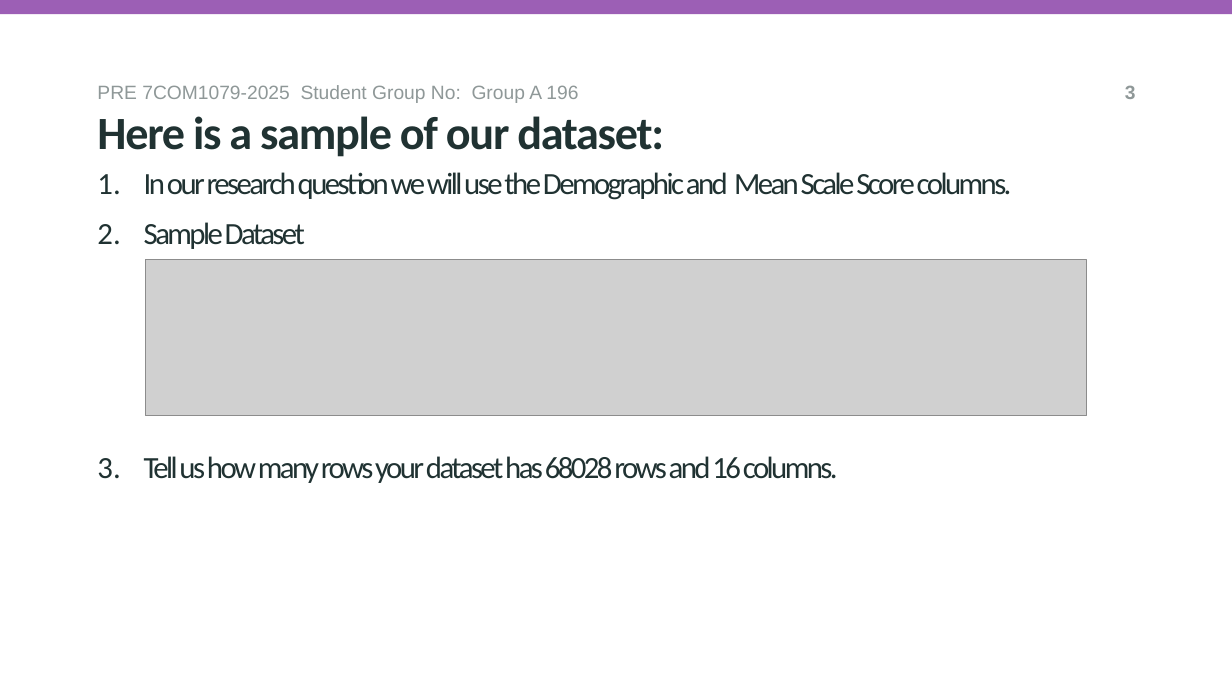
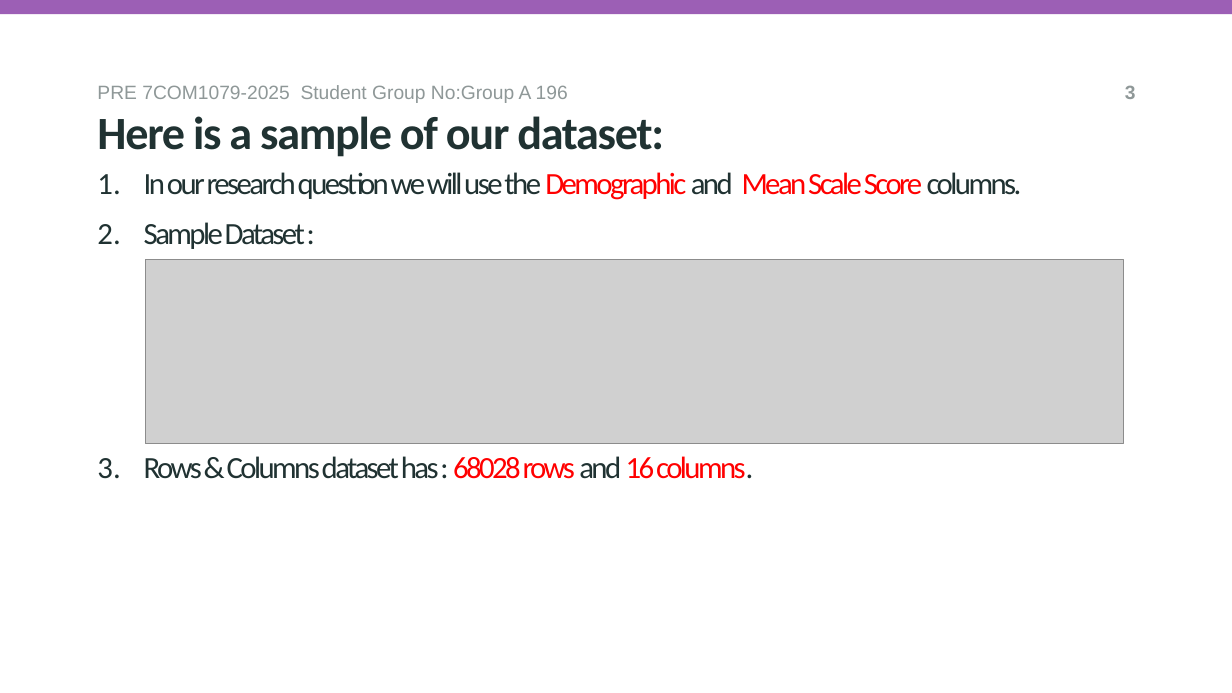
Before and after one commit to sg25acd/7COM1079-Group-A-196, a slide deck: slide 2 of research_question.ppt.pptx. Drawn at 1232x693 pixels with LibreOffice and Linux fonts; fonts in the diff are those of the drawing; grey boxes stand for pictures; background and template pictures are left out. Boxes give left, top, right and bottom in pixels: in the first picture for what was removed or moved away, otherwise in the second. Text is boxed around its words. In the diff, an @@ line names an element or a change of style, - is before the commit and + after.

```diff
--- a/research_question.ppt.pptx
+++ b/research_question.ppt.pptx
@@ text at [97, 85, 568, 103]: spaces changed @@
-PRE 7COM1079-2025 Student Group No: Group A 196
+PRE 7COM1079-2025 Student Group No:Group A 196
@@ title at [144, 172, 1022, 200]: text colour #203232 to #FF0000 in "Demographic Mean Scale Score" @@
@@ title at [144, 222, 753, 479]: text changed @@
-2. Sample Dataset
-3. Tell us how many rows your dataset has 68028 rows and 16 columns.
+2. Sample Dataset :
+3. Rows & Columns dataset has : 68028 rows and 16 columns.
@@ picture: place and size @@
-picture at [145, 260, 1087, 416]
+picture at [145, 260, 1123, 444]
```
Also in this commit, not shown: 3 other slides changed, 2 other files.
